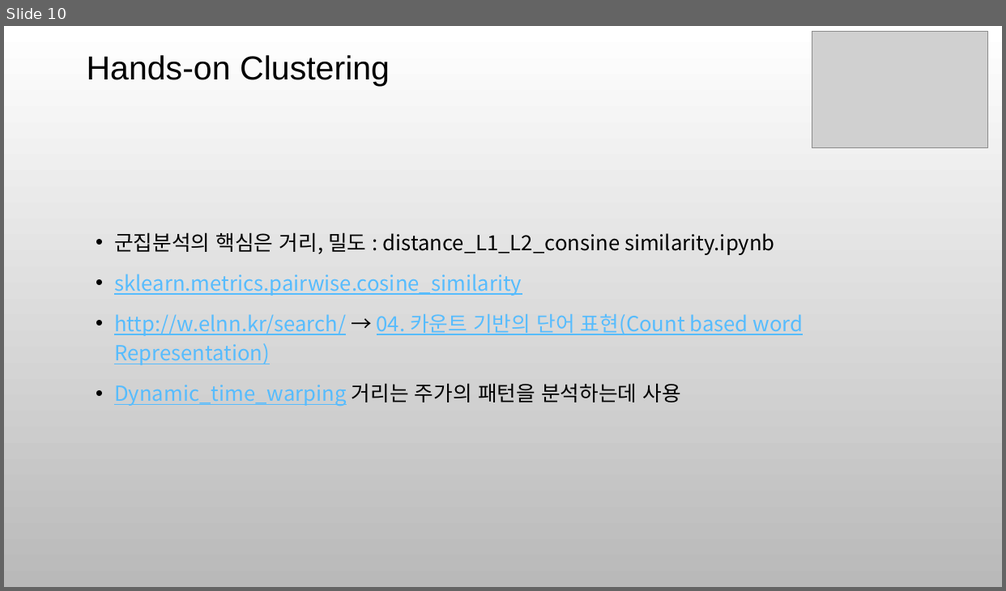
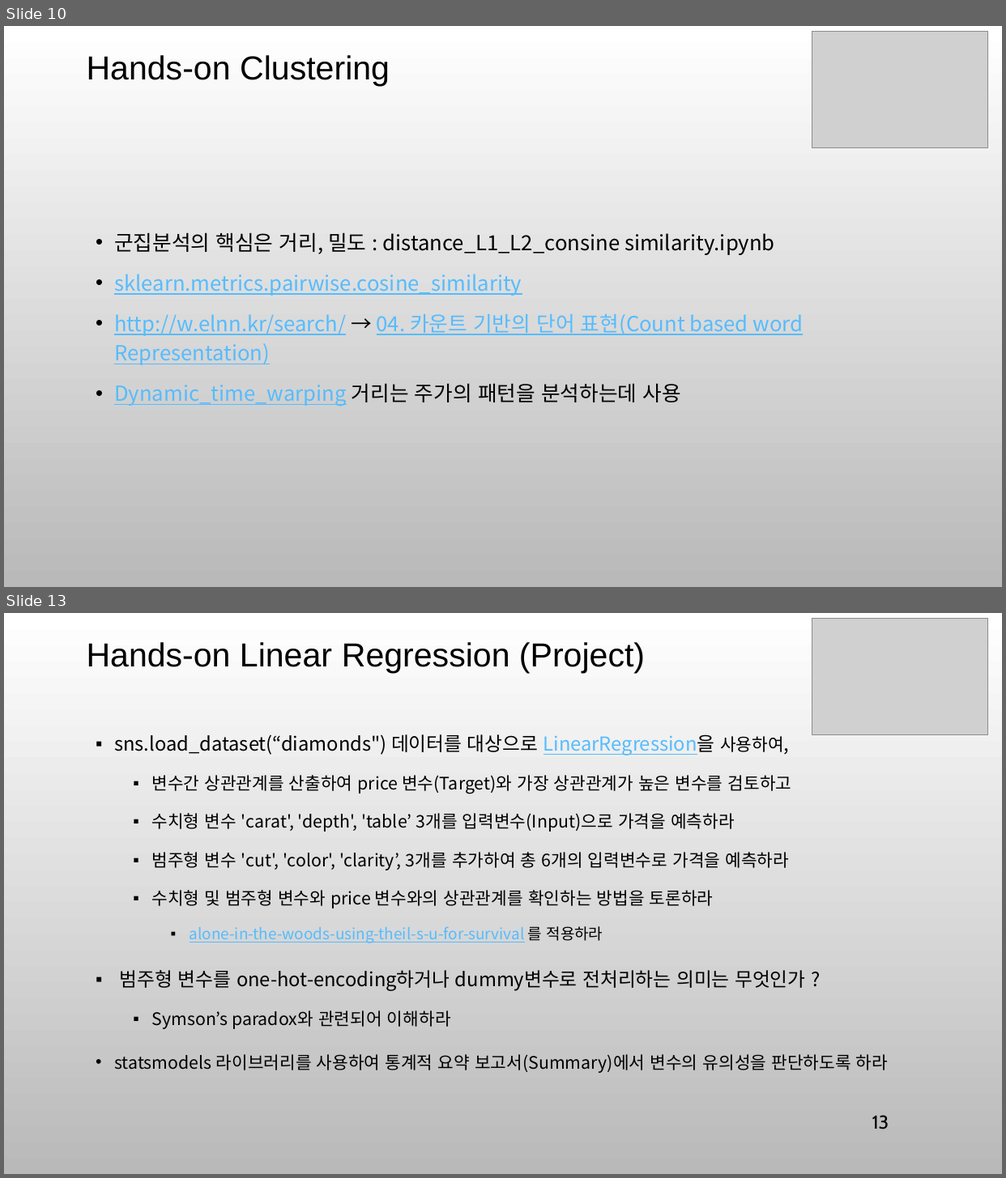
Before and after one commit to ancestor9/mathematics-for-machine-learning, a slide deck: 7_Applications of mathematics.pptx. Shown one above the other, each under a label of ours: slide 10 before the commit, slides 10 and 13 after it; the slides between them are not shown. The pictures are 1006x591 and 1006x1178 pixels, drawn with LibreOffice and Linux fonts; fonts in the diff are those of the drawing; grey boxes stand for pictures; background and template pictures are left out. Boxes give left, top, right and bottom in pixels: in the first picture for what was removed or moved away, otherwise in the second. Text is boxed around its words. In the diff, an @@ line names an element or a change of style, - is before the commit and + after.

```diff
--- a/7_Applications of mathematics.pptx
+++ b/7_Applications of mathematics.pptx
@@ slide 13 added at <box>4,613,1002,1174</box>, background picture (left out) @@
@@ picture added at <box>812,618,987,735</box> @@
@@ text added at <box>87,642,645,673</box>, 32 pt, text #000000 @@
+Hands-on Linear Regression (Project)
@@ text added at <box>114,735,888,1073</box>, 16.6 pt, text #000000 @@
+▪ sns.load_dataset(“diamonds") 데이터를 대상으로 LinearRegression을 사용하여,
+  ▪ 변수간 상관관계를 산출하여 price 변수(Target)와 가장 상관관계가 높은 변수를 검토하고
+  ▪ 수치형 변수 'carat', 'depth', 'table’ 3개를 입력변수(Input)으로 가격을 예측하라
+  ▪ 범주형 변수 'cut', 'color', 'clarity’, 3개를 추가하여 총 6개의 입력변수로 가격을 예측하라
+  ▪ 수치형 및 범주형 변수와 price 변수와의 상관관계를 확인하는 방법을 토론하라
+    ▪ alone-in-the-woods-using-theil-s-u-for-survival 를 적용하라
+▪ 범주형 변수를 one-hot-encoding하거나 dummy변수로 전처리하는 의미는 무엇인가 ?
+  ▪ Symson’s paradox와 관련되어 이해하라
+• statsmodels 라이브러리를 사용하여 통계적 요약 보고서(Summary)에서 변수의 유의성을 판단하도록 하라
@@ page number added at <box>872,1115,889,1130</box>, 18 pt, text #000000 @@
+13
```
Also in this commit, not shown: 9 slides changed, 13 other slides added, 1 slide removed.
